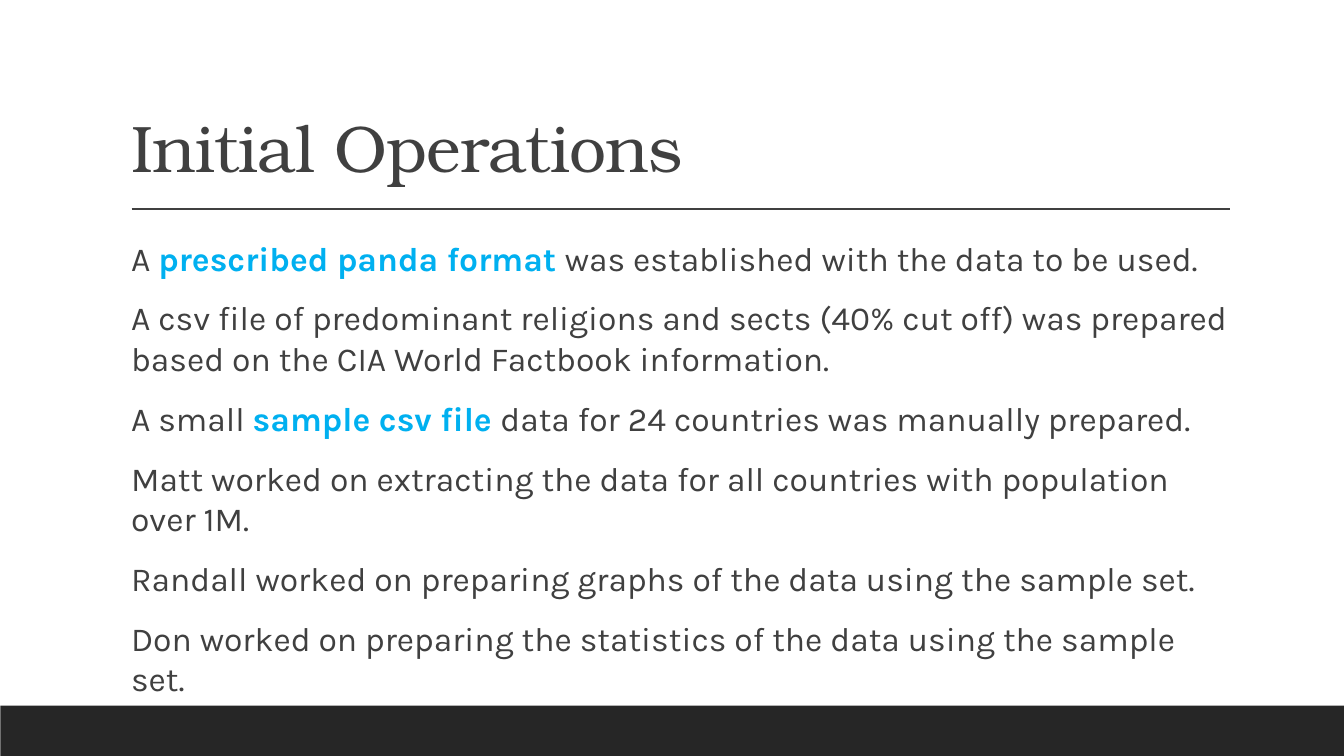
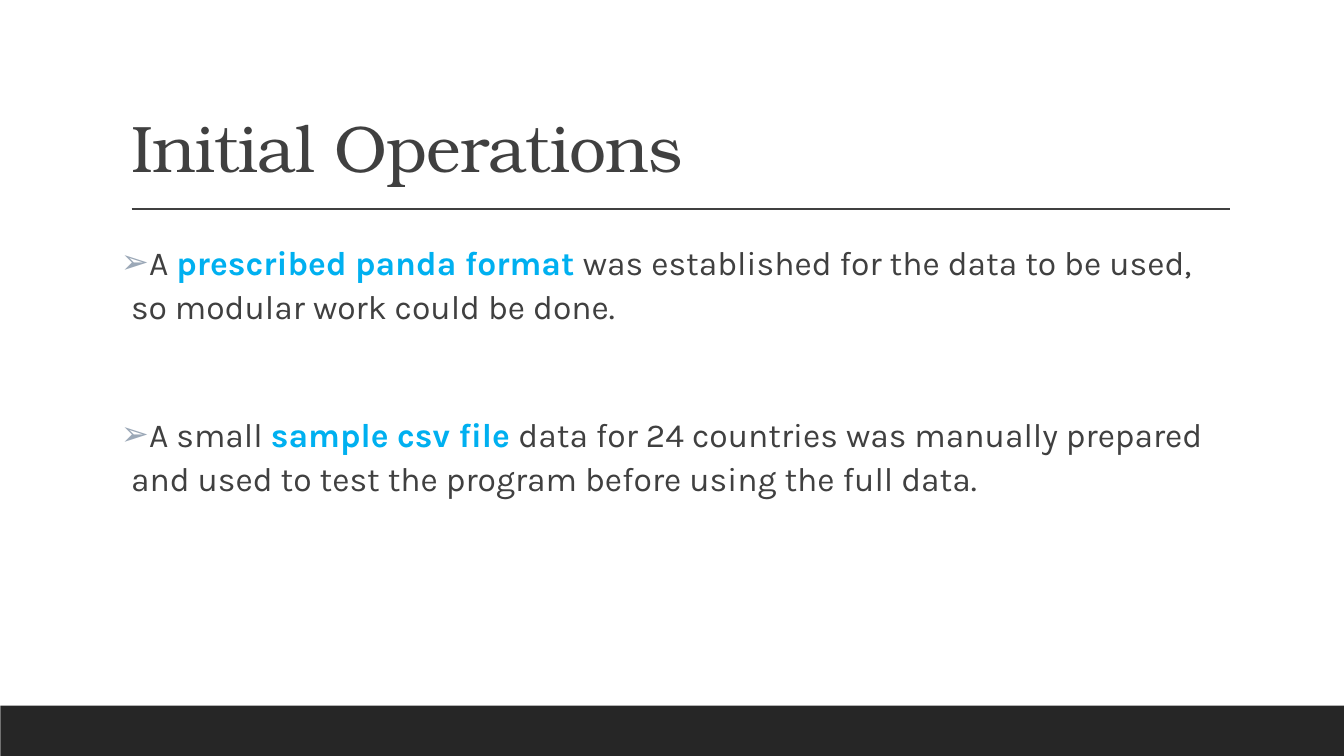
Before and after one commit to mdpickett2/pushnpull, a slide deck: slide 5 of Health and Socio-Economic Factors.pptx (slide 11 before the commit). Drawn at 1344x756 pixels with LibreOffice and Linux fonts; fonts in the diff are those of the drawing. Boxes give left, top, right and bottom in pixels: in the first picture for what was removed or moved away, otherwise in the second. Text is boxed around its words. In the diff, an @@ line names an element or a change of style, - is before the commit and + after.

```diff
--- a/Health and Socio-Economic Factors.pptx
+++ b/Health and Socio-Economic Factors.pptx
@@ text at (131, 251, 1202, 500): text changed @@
-  A prescribed panda format was established with the data to be used.
-  A csv file of predominant religions and sects (40% cut off) was prepared based on the CIA World Factbook information.
-  A small sample csv file data for 24 countries was manually prepared.
-  Matt worked on extracting the data for all countries with population over 1M.
-  Randall worked on preparing graphs of the data using the sample set.
-  Don worked on preparing the statistics of the data using the sample set.
+➢ A prescribed panda format was established for the data to be used, so modular work could be done.
+➢ A small sample csv file data for 24 countries was manually prepared and used to test the program before using the full data.
```
Also in this commit, not shown: 14 other slides changed, 11 slides added, 11 slides removed, 3 other files.
